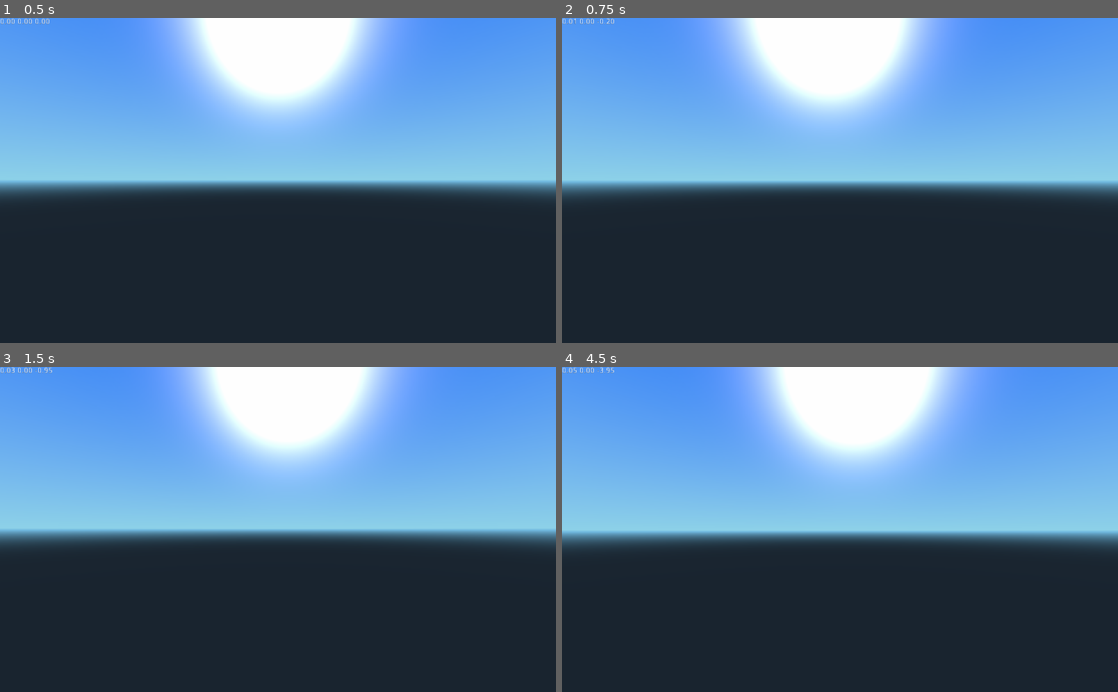
Above: before the commit, frames 1-4 (two rows, left to right).
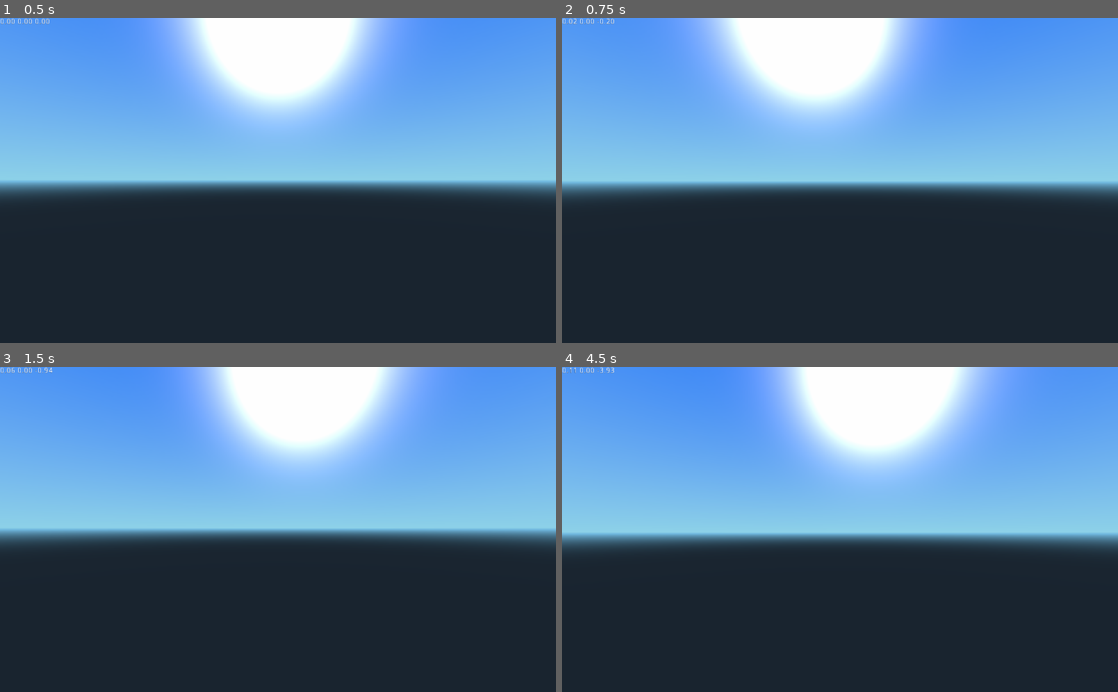
Above: after the commit, the same moments.

Repository: ewewukek/godot-fps
Game: Godot game, scene res://Main.tscn
Same seed, same stepped clock (60 frames per second), same inputs: the game is played once before the commit and once after it.
Inputs (mouse positions are in pixels of both pictures, inside the frame that each line leads up to):
- Up to frame 1 (0.5 s): no input
- Up to frame 2 (0.75 s): tap Enter at 0.5 s; move the mouse to (867, 180) at 0.52 s; hold W (move_forward) from 0.53 s (still down)
- Up to frame 3 (1.5 s): keep holding W (move_forward); tap Space at 1.25 s; move the mouse to (250, 529) at 1.27 s
- Up to frame 4 (4.5 s): keep holding W (move_forward); tap Enter at 2, 3.5 s; move the mouse to (851, 523) at 2.02 s; tap Space at 2.75, 4.25 s; move the mouse to (834, 536) at 2.77 s; move the mouse to (878, 532) at 3.52 s; move the mouse to (795, 526) at 4.27 s

Frame 1 is identical in both runs. In frame 2, 4.8% of the frame differs, in the area x 2-69%, y 0-26%; in frame 3, 4.2%; in frame 4, 8.7%, in the area x 0-100%, y 0-53%.

Commit message:
tweak mouse control

Diff:
--- a/Player.gd
+++ b/Player.gd
@@ -1,6 +1,7 @@
 extends KinematicBody
 
-var MOUSE_SENSITIVITY = 0.05
+var MOUSE_SENSITIVITY = deg2rad(0.12)
+var CAMERA_PITCH_LIMIT = deg2rad(90)
 
 var camera
 var neck
@@ -27,10 +28,6 @@
 		move_and_slide(velocity, Vector3(0, 1, 0), 0.05, 2, deg2rad(45))
 
 func _input(event):
-    if event is InputEventMouseMotion and Input.get_mouse_mode() == Input.MOUSE_MODE_CAPTURED:
-        neck.rotate_x(deg2rad(event.relative.y * MOUSE_SENSITIVITY * -1))
-        rotate_y(deg2rad(event.relative.x * MOUSE_SENSITIVITY * -1))
-
-        var camera_rot = neck.rotation_degrees
-        camera_rot.x = clamp(camera_rot.x, -70, 70)
-        neck.rotation_degrees = camera_rot
+	if event is InputEventMouseMotion and Input.get_mouse_mode() == Input.MOUSE_MODE_CAPTURED:
+		neck.rotation.x = clamp(neck.rotation.x - MOUSE_SENSITIVITY * event.relative.y, -CAMERA_PITCH_LIMIT, CAMERA_PITCH_LIMIT)
+		rotate_y(-MOUSE_SENSITIVITY * event.relative.x)
